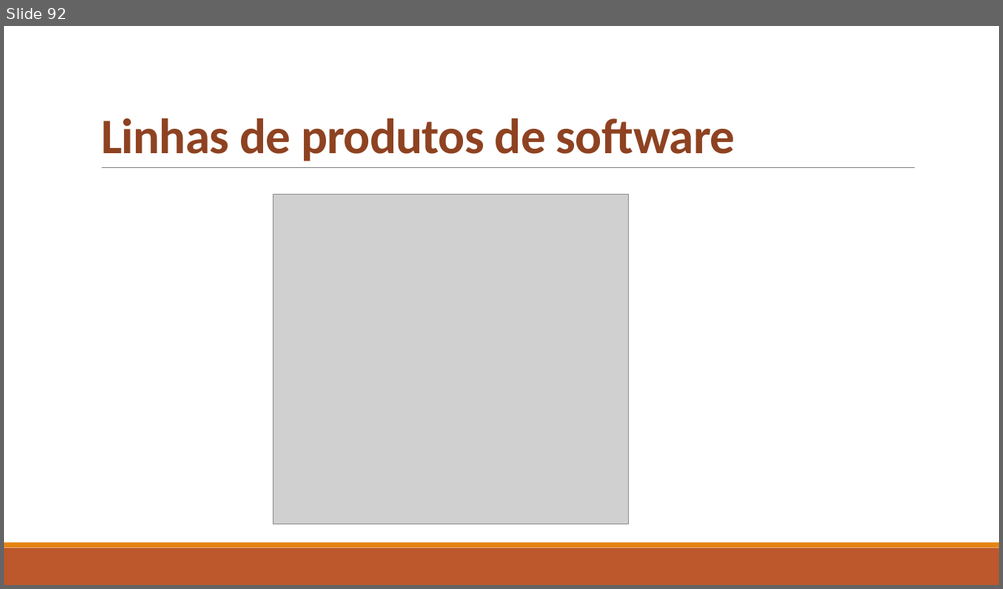
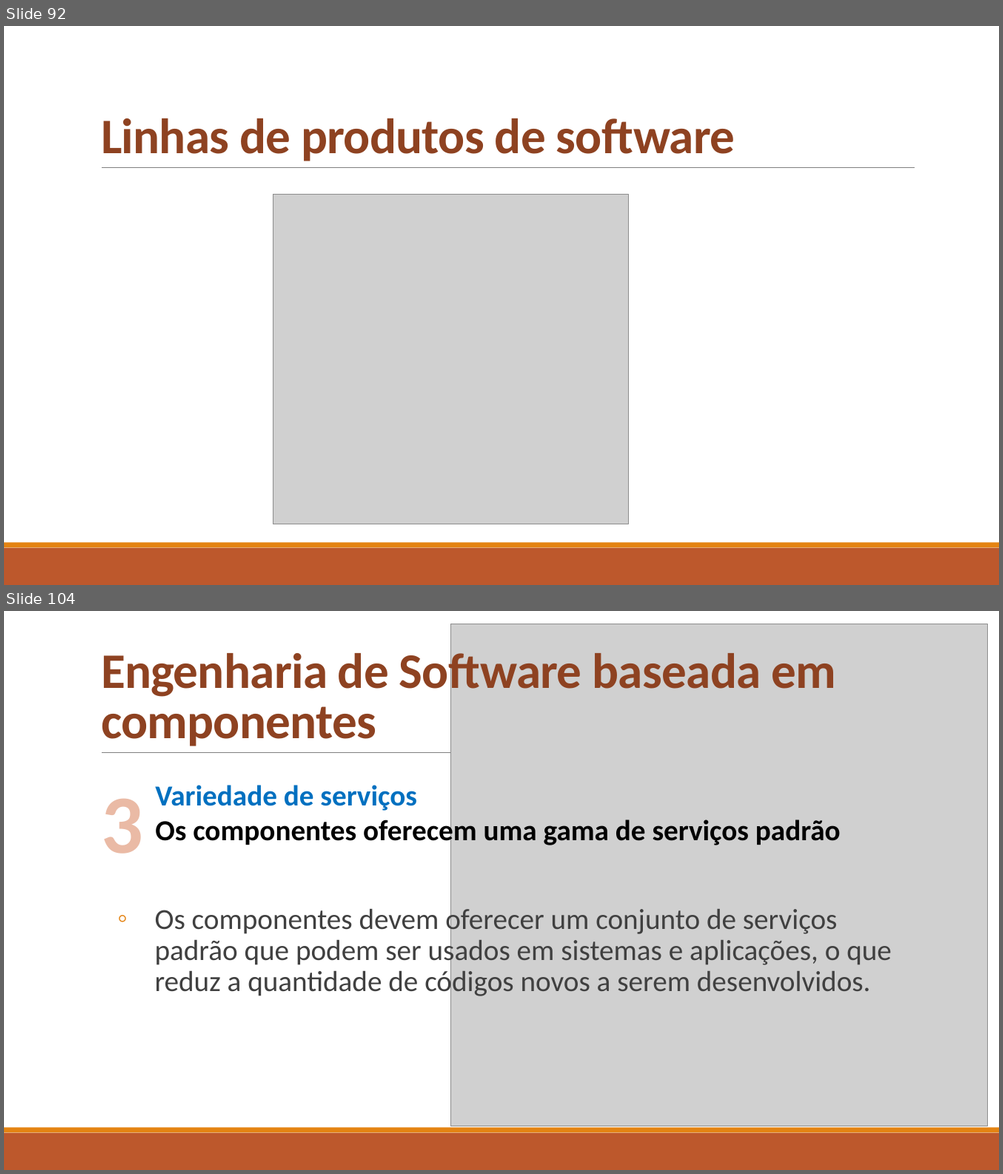
Before and after one commit to celsofurtado/reuso, a slide deck: Reuso de Software e Componentes.pptx. Shown one above the other, each under a label of ours: slide 92 before the commit, slides 92 and 104 after it; the slides between them are not shown. The pictures are 1003x589 and 1003x1174 pixels, drawn with LibreOffice and Linux fonts; fonts in the diff are those of the drawing; grey boxes stand for pictures. Boxes give left, top, right and bottom in pixels: in the first picture for what was removed or moved away, otherwise in the second. Text is boxed around its words. In the diff, an @@ line names an element or a change of style, - is before the commit and + after.

```diff
--- a/Reuso de Software e Componentes.pptx
+++ b/Reuso de Software e Componentes.pptx
@@ slide 104 added at (4, 611, 999, 1170), background #FFFFFF; not listed: 3 template elements that a slide beside it also shows @@
@@ picture added at (451, 624, 987, 1127) @@
@@ title added at (101, 647, 836, 746), 48 pt, text #8E4221, bold @@
+Engenharia de Software baseada em componentes
@@ text added at (155, 785, 840, 848), 28 pt, text #000000, bold @@
+Variedade de serviços
+Os componentes oferecem uma gama de serviços padrão
@@ text added at (101, 799, 143, 854), 80 pt, text #EABAA5, bold @@
+3
@@ text added at (155, 905, 891, 999), 28 pt, text #404040 @@
+  ◦ Os componentes devem oferecer um conjunto de serviços padrão que podem ser usados em sistemas e aplicações, o que reduz a quantidade de códigos novos a serem desenvolvidos.
```
Also in this commit, not shown: 11 other slides added.
